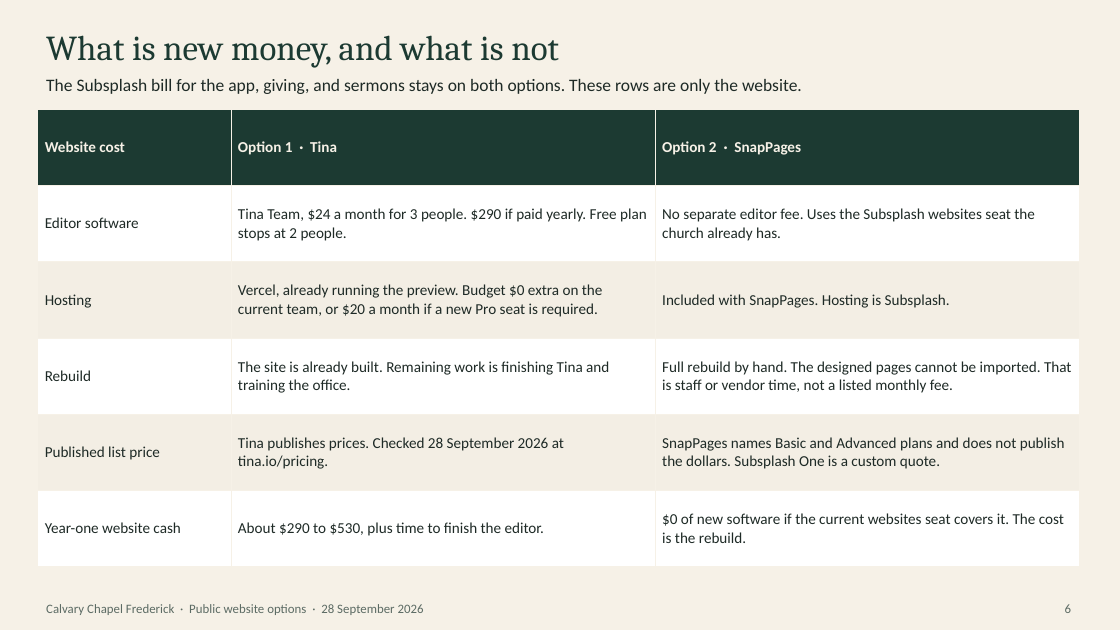
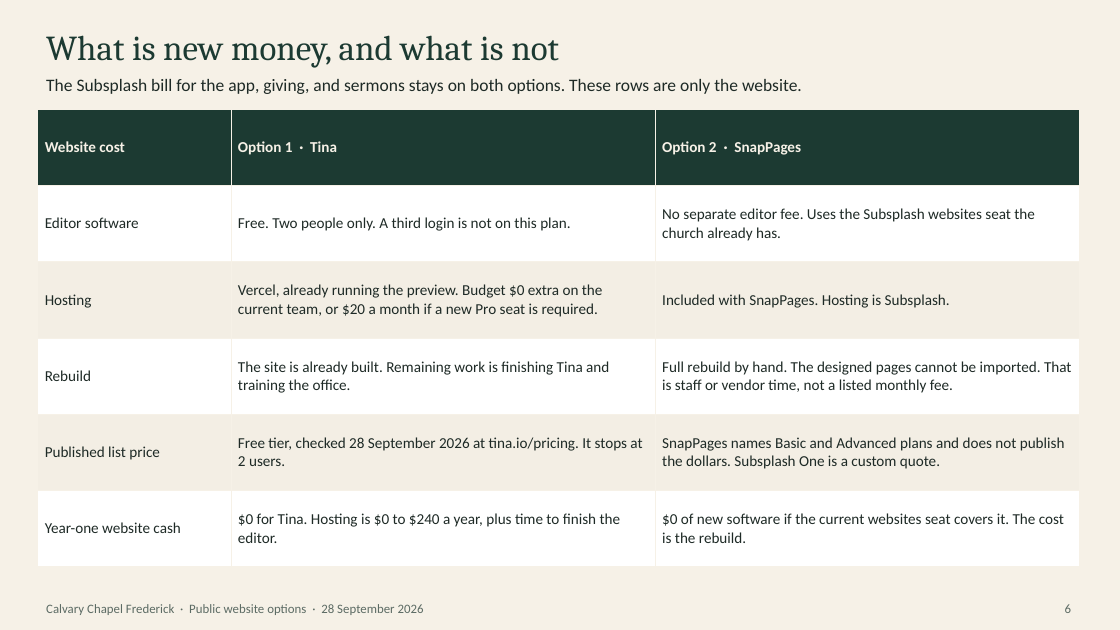
Before and after one commit to NSDQ-160th/calvary-frederick, a slide deck: slide 6 of docs/website-options.pptx. Drawn at 1120x630 pixels with LibreOffice and Linux fonts; fonts in the diff are those of the drawing. Boxes give left, top, right and bottom in pixels: in the first picture for what was removed or moved away, otherwise in the second. Text is boxed around its words. In the diff, an @@ line names an element or a change of style, - is before the commit and + after.

Commit message:
docs: price Tina at the free plan for two people
The comparison no longer uses the paid team rate. A third login is called out as an upgrade this budget does not include.

```diff
--- a/docs/website-options.pptx
+++ b/docs/website-options.pptx
@@ table at <box>38,109,1080,567</box> @@
-row 2, column 2: Tina Team, $24 a month for 3 people. $290 if paid yearly. Free plan stops at 2 people.
+row 2, column 2: Free. Two people only. A third login is not on this plan.
-row 5, column 2: Tina publishes prices. Checked 28 September 2026 at tina.io/pricing.
+row 5, column 2: Free tier, checked 28 September 2026 at tina.io/pricing. It stops at 2 users.
-row 6, column 2: About $290 to $530, plus time to finish the editor.
+row 6, column 2: $0 for Tina. Hosting is $0 to $240 a year, plus time to finish the editor.
```
Also in this commit, not shown: 1 other slide changed.
